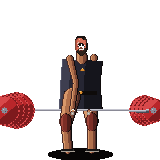
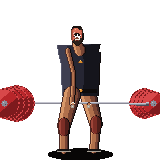
Before/after of a (160, 160) layered artwork. What changed in the layer stack:
painted on "extras" over [71, 32, 91, 115]
painted on "face" over [71, 26, 88, 56]
painted on "near-plates" over [0, 85, 35, 129]
painted on "near-body" over [57, 48, 81, 154]
painted on "bar" over [12, 102, 149, 113]
painted on "kit" over [57, 39, 103, 113]
painted on "far-body" over [79, 47, 103, 154]
painted on "far-plates" over [129, 88, 160, 126]
